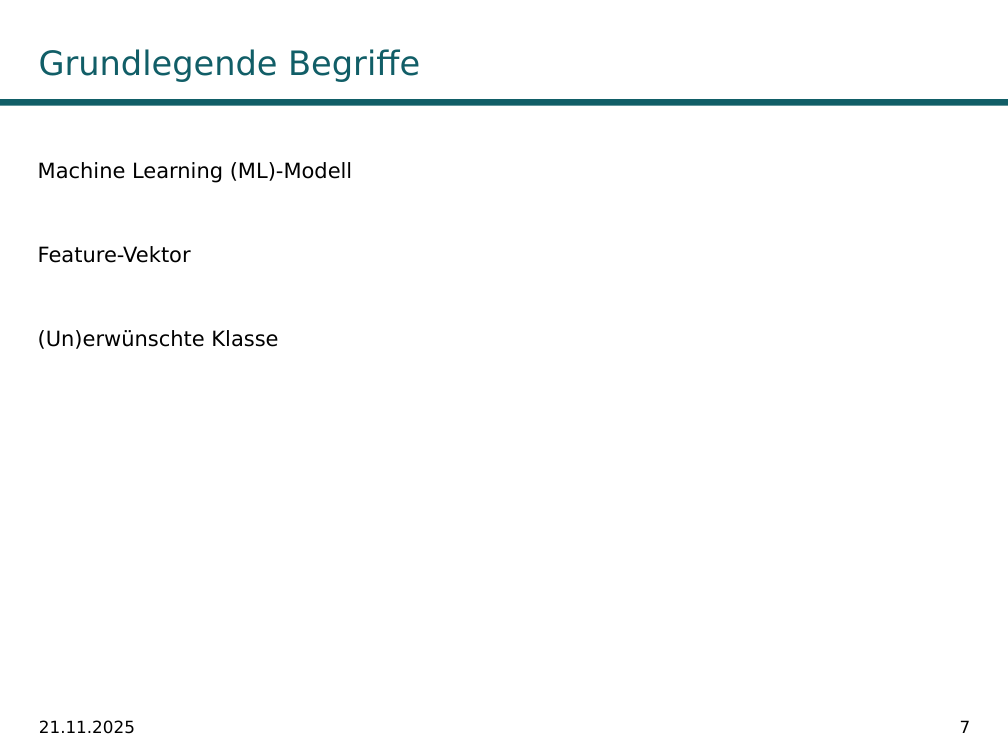
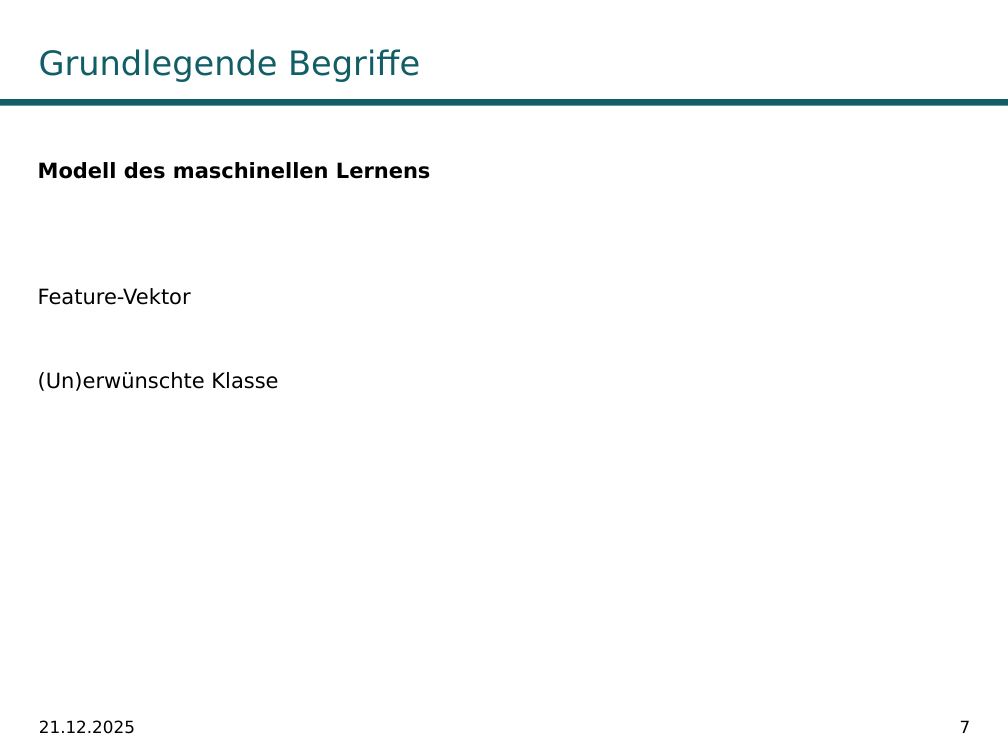
Before and after one commit to fabiw98/Seminar_DICE, a slide deck: slide 7 of Präsentation/DiCE_PowerPoint.potx. Drawn at 1008x756 pixels with LibreOffice and Linux fonts; fonts in the diff are those of the drawing; background and template pictures are left out. Boxes give left, top, right and bottom in pixels: in the first picture for what was removed or moved away, otherwise in the second. Text is boxed around its words. In the diff, an @@ line names an element or a change of style, - is before the commit and + after.

```diff
--- a/Präsentation/DiCE_PowerPoint.potx
+++ b/Präsentation/DiCE_PowerPoint.potx
@@ text at (x1=38, y1=162, x2=431, y2=179): text changed; bold on @@
-Machine Learning (ML)-Modell
+Modell des maschinellen Lernens
@@ text at (x1=39, y1=720, x2=135, y2=734): text changed @@
-21.11.2025
+21.12.2025
```
Also in this commit, not shown: 19 other slides changed, 9 other files.
